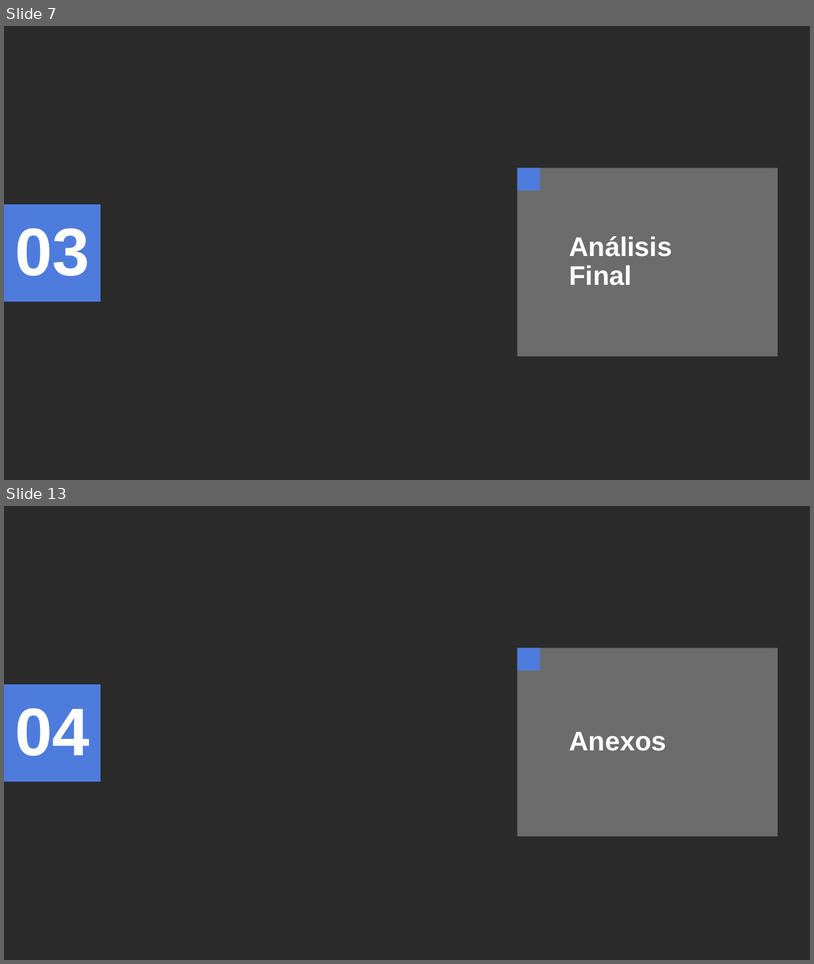
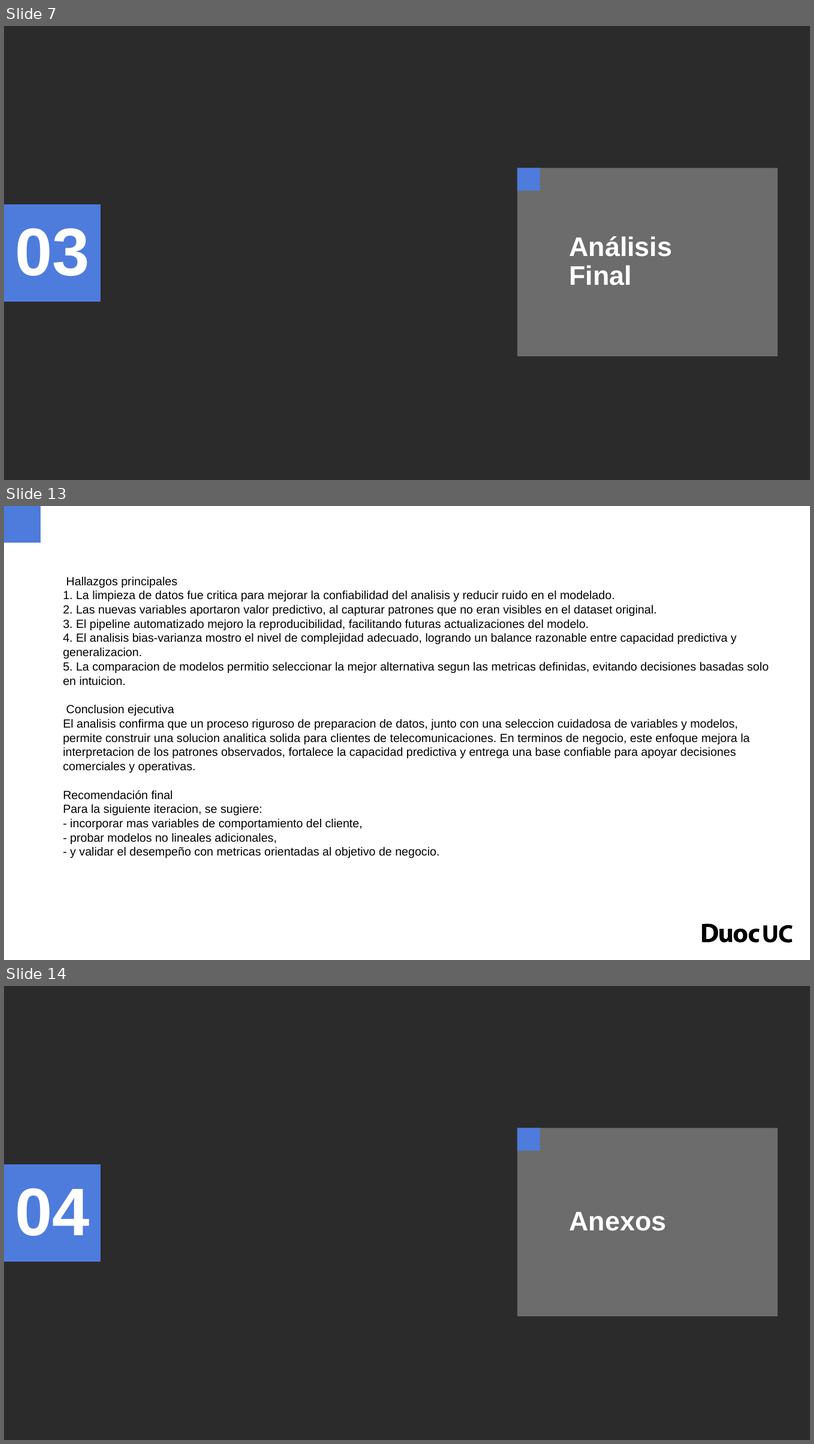
Before and after one commit to GabTo0011/entrega_1-prog_para_ciencia_datos, a slide deck: docs/Formato presentacion evaluacion parcial 1.pptx. Shown one above the other, each under a label of ours: slides 7 and 13 before the commit, slides 7, 13 and 14 after it; the slides between them are not shown. The pictures are 814x964 and 814x1444 pixels, drawn with LibreOffice and Linux fonts; fonts in the diff are those of the drawing; background and template pictures are left out; a plain dark background stands for a picture behind light text. Boxes give left, top, right and bottom in pixels: in the first picture for what was removed or moved away, otherwise in the second. Text is boxed around its words. In the diff, an @@ line names an element or a change of style, - is before the commit and + after.

```diff
--- a/docs/Formato presentacion evaluacion parcial 1.pptx
+++ b/docs/Formato presentacion evaluacion parcial 1.pptx
@@ slide 13 added at (4, 506, 810, 960), background #FFFFFF @@
@@ rectangle added at (4, 506, 40, 542), fill #4E7CDD @@
@@ text added at (63, 576, 769, 858), 14 pt, text #000000 @@
+Hallazgos principales
+1. La limpieza de datos fue critica para mejorar la confiabilidad del analisis y reducir ruido en el modelado.
+2. Las nuevas variables aportaron valor predictivo, al capturar patrones que no eran visibles en el dataset original.
+3. El pipeline automatizado mejoro la reproducibilidad, facilitando futuras actualizaciones del modelo.
+4. El analisis bias-varianza mostro el nivel de complejidad adecuado, logrando un balance razonable entre capacidad predictiva y generalizacion.
+5. La comparacion de modelos permitio seleccionar la mejor alternativa segun las metricas definidas, evitando decisiones basadas solo en intuicion.
+Conclusion ejecutiva
+El analisis confirma que un proceso riguroso de preparacion de datos, junto con una seleccion cuidadosa de variables y modelos, permite construir una solucion analitica solida para clientes de telecomunicaciones. En terminos de negocio, este enfoque mejora la interpretacion de los patrones observados, fortalece la capacidad predictiva y entrega una base confiable para apoyar decisiones comerciales y operativas.
+Recomendación final
+Para la siguiente iteracion, se sugiere:
+- incorporar mas variables de comportamiento del cliente,
+- probar modelos no lineales adicionales,
+- y validar el desempeño con metricas orientadas al objetivo de negocio.
@@ freeform shape added at (703, 924, 760, 942), fill #000000 @@
@@ freeform shape added at (764, 925, 778, 942), fill #000000 @@
@@ freeform shape added at (780, 925, 793, 942), fill #000000 @@
@@ what was slide 13 is now slide 14 @@
```
Also in this commit, not shown: 5 slides changed, 2 other slides added, 2 slides removed.
